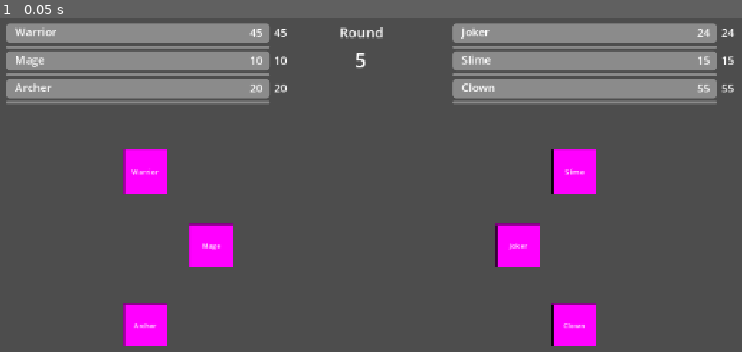
Above: before the commit, frame 1.
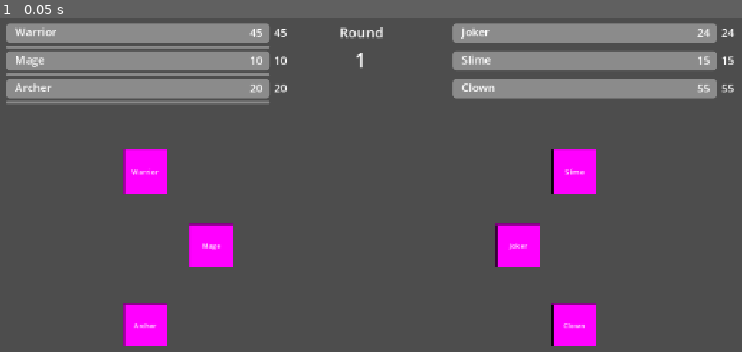
Above: after the commit, the same moment.

Repository: rockgem/imphie-rpg
Game: Godot game, scene res://scenes/World.tscn
Same seed, same stepped clock (60 frames per second), same inputs: the game is played once before the commit and once after it.
Inputs:
- Up to frame 1 (0.05 s): no input

The runs differ from the first frame. In frame 1, 1.0% of the frame differs, in the area x 47-97%, y 8-26%.

Commit message:
ui changes

Diff:
--- a/actors/ui/CharacterStatDisplay.gd
+++ b/actors/ui/CharacterStatDisplay.gd
@@ -1,4 +1,7 @@
 extends VBoxContainer
+
+
+@onready var mana_bar = $ManaBar
 
 
 var entity_ref: Entity = null
--- a/actors/ui/CharacterStatDisplay.tscn
+++ b/actors/ui/CharacterStatDisplay.tscn
@@ -5,6 +5,7 @@
 [node name="CharacterStatDisplay" type="VBoxContainer"]
 offset_right = 444.0
 offset_bottom = 28.0
+size_flags_vertical = 3
 script = ExtResource("1_cwbe0")
 
 [node name="Stats" type="HBoxContainer" parent="."]
@@ -20,6 +21,7 @@
 
 [node name="Name" type="Label" parent="Stats/HPBar"]
 custom_minimum_size = Vector2(90, 0)
+layout_mode = 0
 offset_left = 13.0
 offset_top = 1.0
 offset_right = 103.0
--- a/scenes/Ui.gd
+++ b/scenes/Ui.gd
@@ -5,6 +5,10 @@
 
 func _ready() -> void:
 	clear_players()
+
+
+func _physics_process(delta: float) -> void:
+	$HBoxContainer/RoundDisplay/RoundAmount.text = '%s' % ManagerGame.global_main_world_ref.round
 
 
 func clear_players():
@@ -26,3 +30,5 @@
 	display.entity_ref = entity_ref
 
 	$HBoxContainer/EnemyCharactersBox.add_child(display)
+
+	display.mana_bar.hide()
--- a/scenes/Ui.tscn
+++ b/scenes/Ui.tscn
@@ -20,6 +20,7 @@
 [node name="PlayerCharactersBox" type="VBoxContainer" parent="HBoxContainer"]
 layout_mode = 2
 size_flags_horizontal = 3
+theme_override_constants/separation = 4
 
 [node name="CharacterStatDisplay" parent="HBoxContainer/PlayerCharactersBox" instance=ExtResource("1_agcvy")]
 layout_mode = 2
@@ -47,6 +48,7 @@
 [node name="EnemyCharactersBox" type="VBoxContainer" parent="HBoxContainer"]
 layout_mode = 2
 size_flags_horizontal = 3
+theme_override_constants/separation = 4
 
 [node name="CharacterStatDisplay" parent="HBoxContainer/EnemyCharactersBox" instance=ExtResource("1_agcvy")]
 layout_mode = 2
